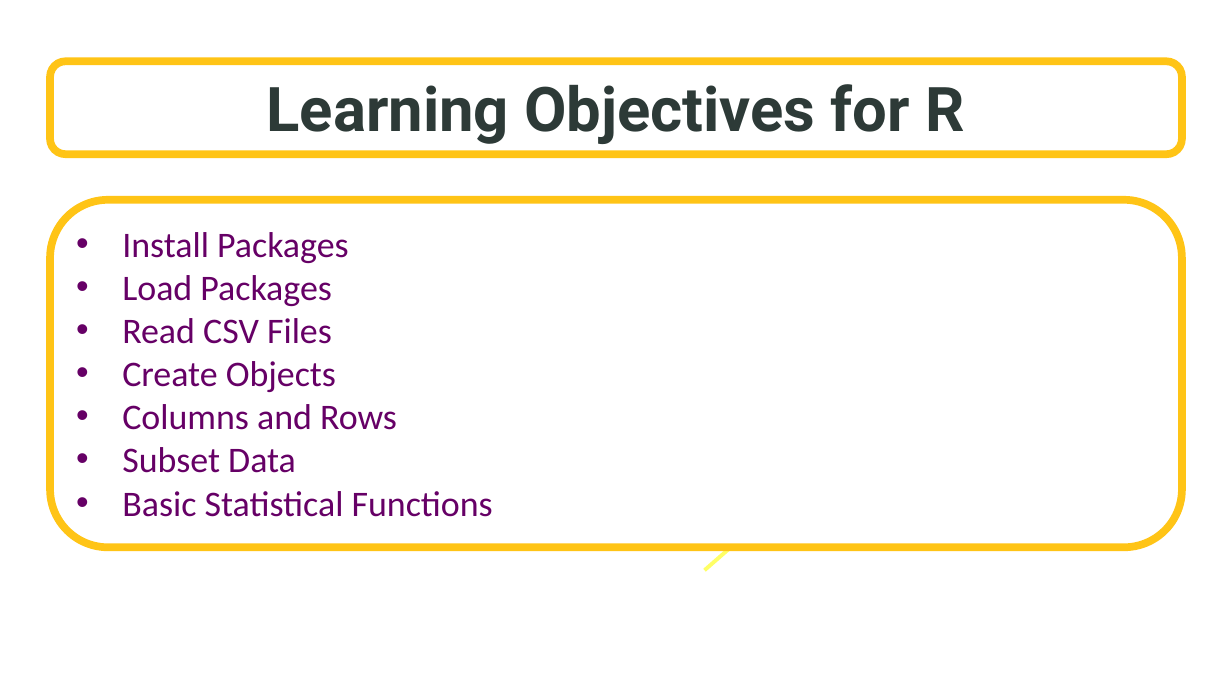
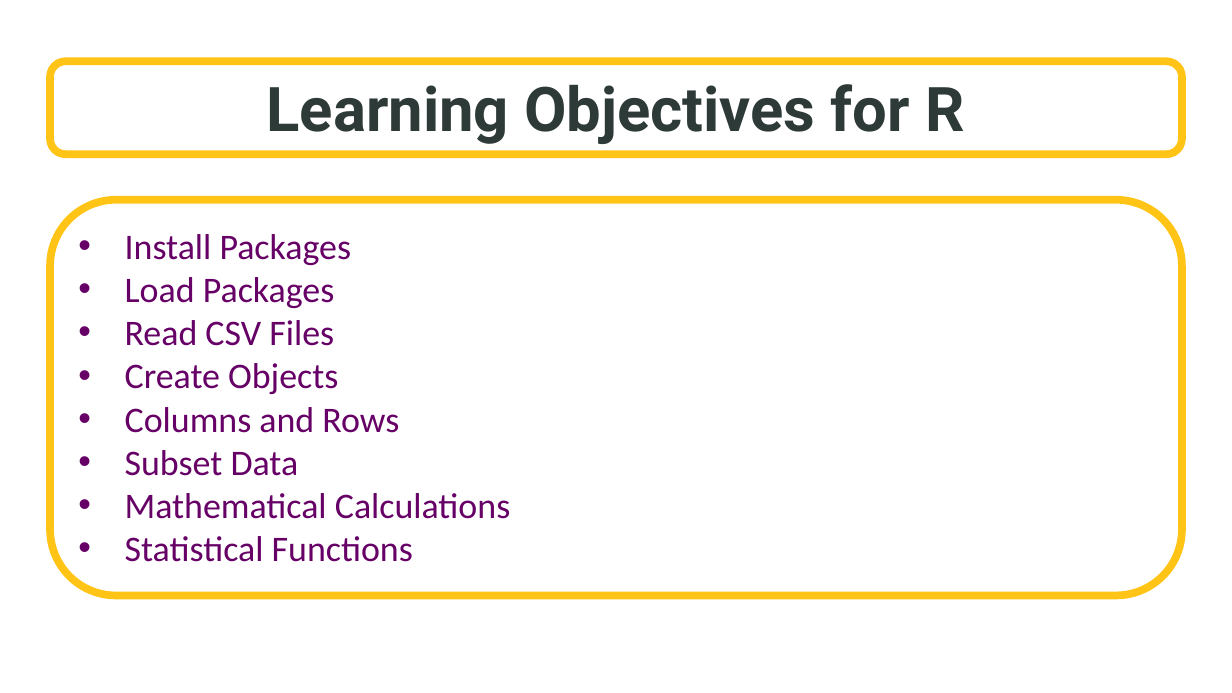
Before and after one commit to SuperMarioGiacomazzo/STOR455_WEBSITE, a slide deck: slide 14 of Lectures/1 - Model Basics.pptx. Drawn at 1232x693 pixels with LibreOffice and Linux fonts; fonts in the diff are those of the drawing; background and template pictures are left out. Boxes give left, top, right and bottom in pixels: in the first picture for what was removed or moved away, otherwise in the second. Text is boxed around its words. In the diff, an @@ line names an element or a change of style, - is before the commit and + after.

```diff
--- a/Lectures/1 - Model Basics.pptx
+++ b/Lectures/1 - Model Basics.pptx
@@ rounded rectangle "Install Packages": place and size @@
-rounded rectangle "Install Packages" at [50, 200, 1182, 547]
+rounded rectangle "Install Packages" at [50, 200, 1182, 595]
@@ text in rounded rectangle at [125, 493, 510, 562]: text changed @@
-• Basic Statistical Functions
+• Mathematical Calculations
+• Statistical Functions
@@ arrow removed from (704, 570) to (766, 517) @@
```
Also in this commit, not shown: 4 other slides changed, 1 slide added, 15 other files.
